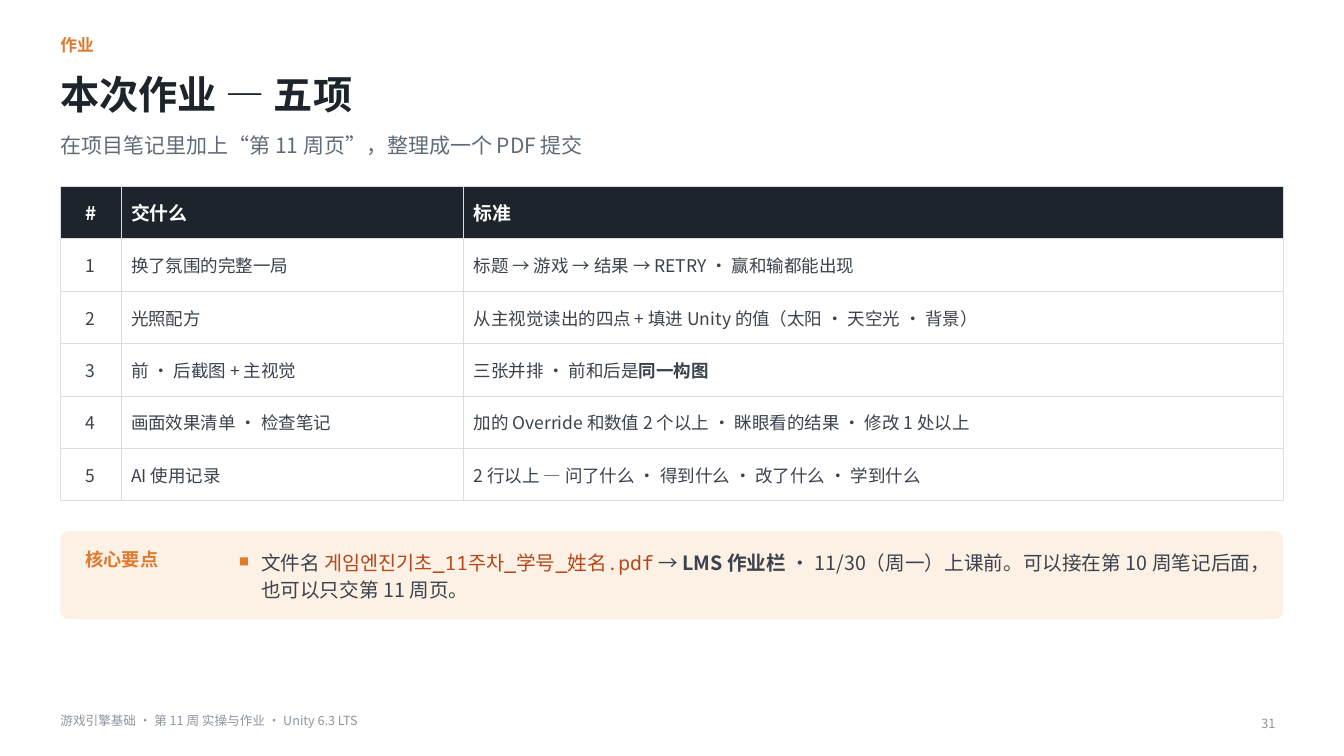
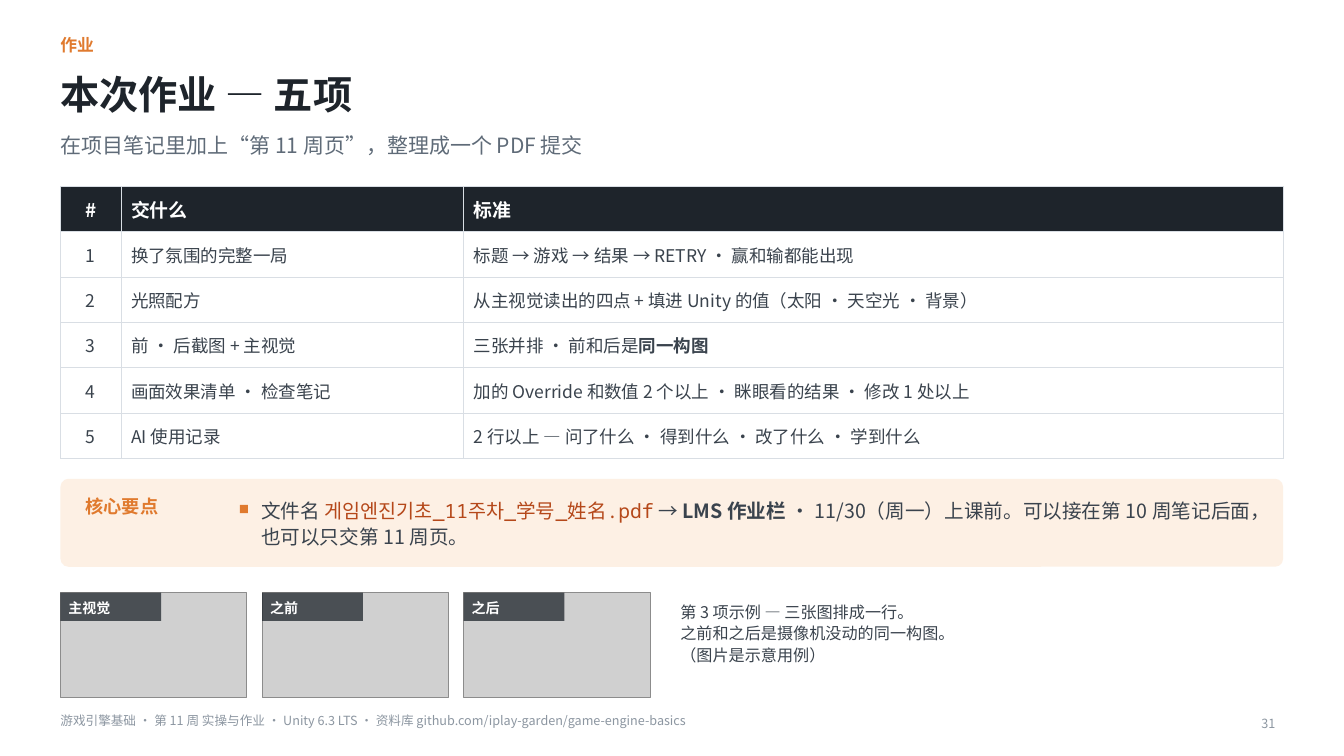
Before and after one commit to iplay-garden/game-engine-basics, a slide deck: slide 31 of 11주차/简体中文/游戏引擎基础_第11周_实操与作业指南_简体中文.pptx. Drawn at 1344x756 pixels with LibreOffice and Linux fonts; fonts in the diff are those of the drawing; grey boxes stand for pictures. Boxes give left, top, right and bottom in pixels: in the first picture for what was removed or moved away, otherwise in the second. Text is boxed around its words. In the diff, an @@ line names an element or a change of style, - is before the commit and + after.

```diff
--- a/11주차/简体中文/游戏引擎基础_第11周_实操与作业指南_简体中文.pptx
+++ b/11주차/简体中文/游戏引擎基础_第11周_实操与作业指南_简体中文.pptx
@@ table: place and size @@
-table at (60, 187, 1284, 488)
+table at (60, 187, 1284, 449)
@@ 2 texts, 1 rounded rectangle: place and size @@
-2 texts, 1 rounded rectangle at (60, 531, 1284, 619)
+2 texts, 1 rounded rectangle at (60, 479, 1284, 567)
@@ rectangle: place and size @@
-rectangle at (240, 558, 248, 566)
+rectangle at (240, 505, 248, 513)
@@ picture added at (60, 593, 247, 698) @@
@@ rectangle added at (60, 593, 161, 621), fill #1E242B at 75% opacity @@
@@ picture added at (262, 593, 449, 698) @@
@@ rectangle added at (262, 593, 363, 621), fill #1E242B at 75% opacity @@
@@ picture added at (464, 593, 650, 698) @@
@@ rectangle added at (464, 593, 565, 621), fill #1E242B at 75% opacity @@
@@ text added at (68, 601, 110, 614), 10 pt, text #FFFFFF, bold @@
+主视觉
@@ text added at (270, 601, 298, 614), 10 pt, text #FFFFFF, bold @@
+之前
@@ text added at (472, 601, 500, 615), 10 pt, text #FFFFFF, bold @@
+之后
@@ text added at (680, 604, 954, 663), 11.5 pt, text #3A434D @@
+第 3 项示例 — 三张图排成一行。
+之前和之后是摄像机没动的同一构图。
+（图片是示意用例）
@@ text at (60, 714, 685, 728): text changed @@
-游戏引擎基础 · 第 11 周 实操与作业 · Unity 6.3 LTS
+游戏引擎基础 · 第 11 周 实操与作业 · Unity 6.3 LTS · 资料库 github.com/iplay-garden/game-engine-basics
```
Also in this commit, not shown: 32 other slides changed, 14 other files.
